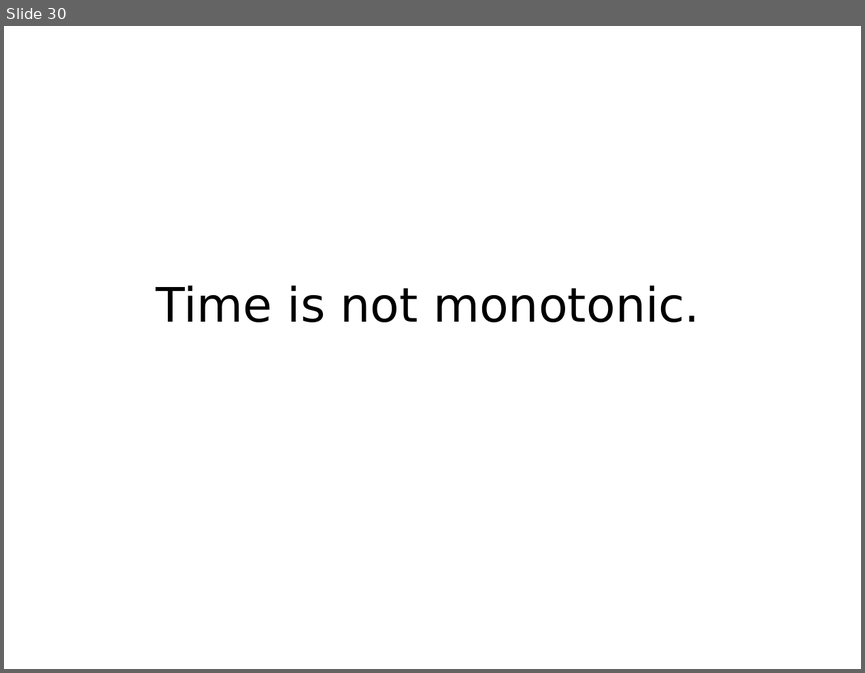
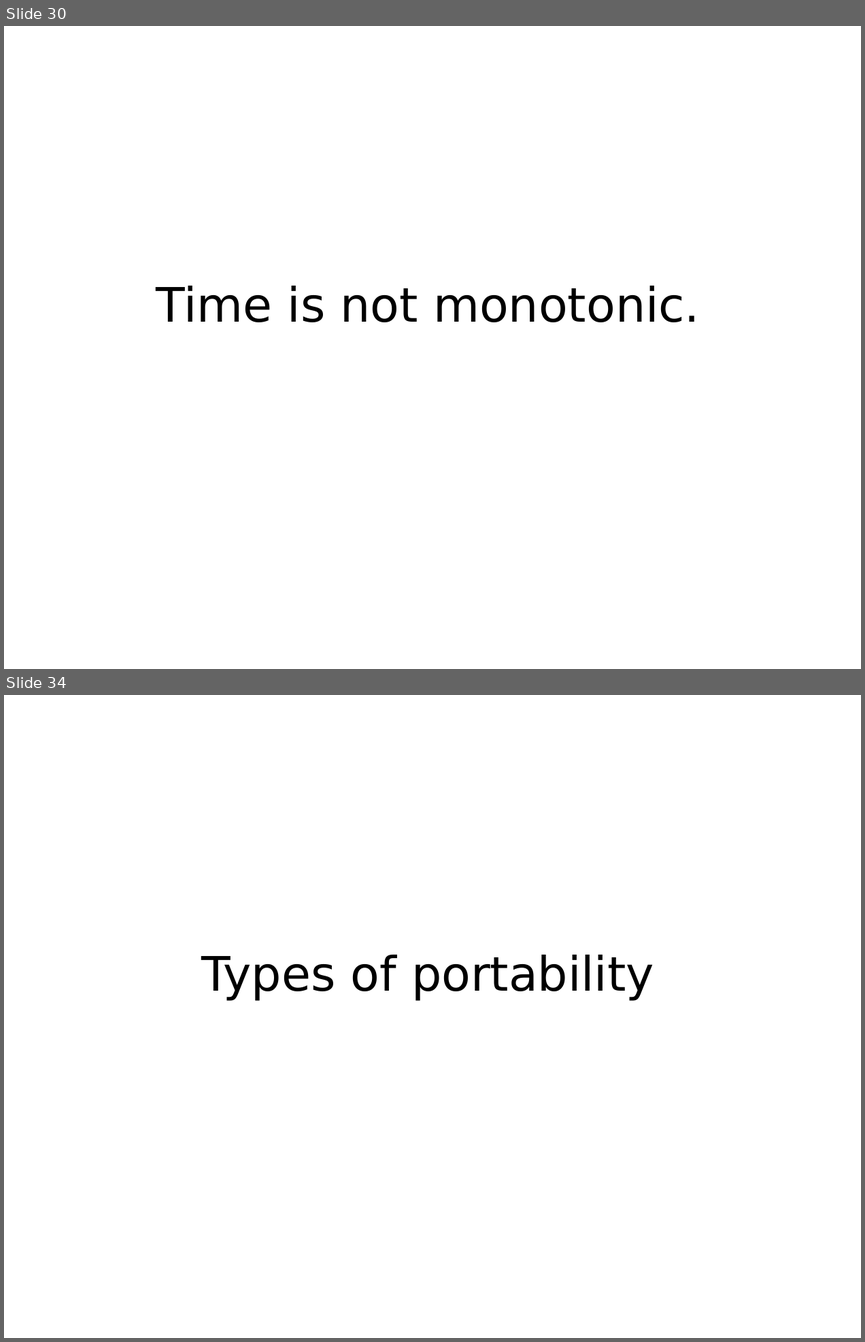
Before and after one commit to mkohler/embedded_python_presentation, a slide deck: embedded_python.odp. Shown one above the other, each under a label of ours: slide 30 before the commit, slides 30 and 34 after it; the slides between them are not shown. The pictures are 865x673 and 865x1342 pixels, drawn with LibreOffice and Linux fonts; fonts in the diff are those of the drawing. Boxes give left, top, right and bottom in pixels: in the first picture for what was removed or moved away, otherwise in the second. Text is boxed around its words. In the diff, an @@ line names an element or a change of style, - is before the commit and + after.

```diff
--- a/embedded_python.odp
+++ b/embedded_python.odp
@@ slide 34 added at [4,695,861,1338], background #FFFFFF @@
@@ title added at [202,955,654,1000], 44 pt, text #000000 @@
+Types of portability
```
Also in this commit, not shown: 3 other slides added.
